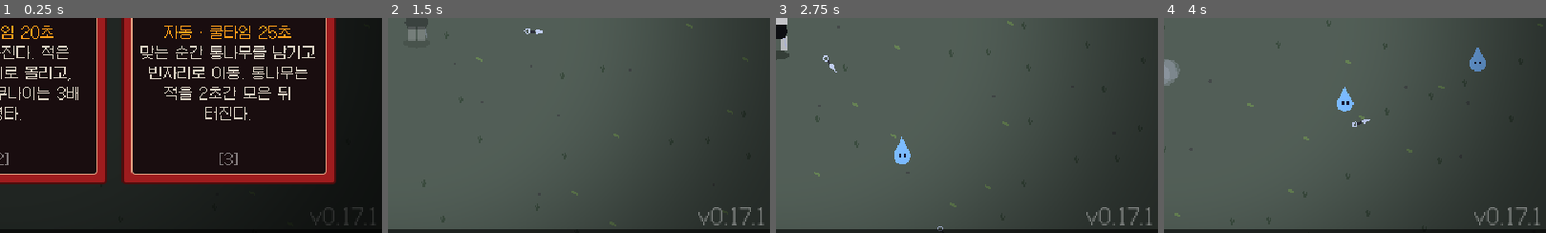
Above: before the commit, frames 1-4 (left to right).
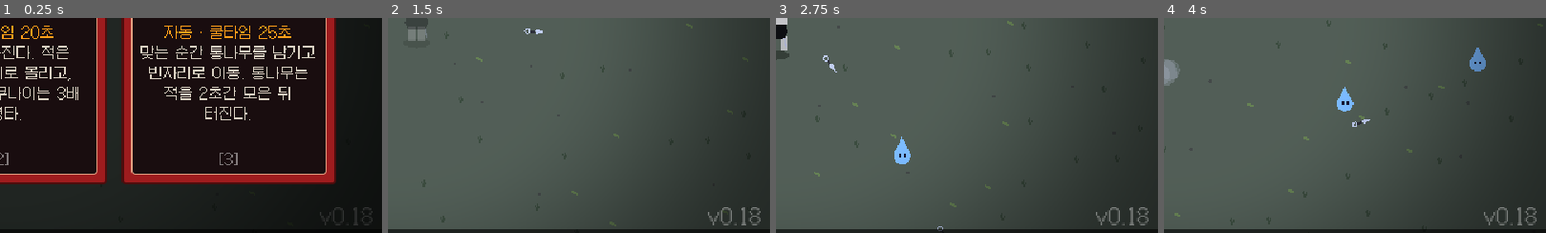
Above: after the commit, the same moments.

Repository: sookmo6442/kilvi
Game: Godot game, scene res://scenes/main.tscn
Same seed, same stepped clock (60 frames per second), same inputs: the game is played once before the commit and once after it.
Inputs (mouse positions are % of the whole screen's width and height, from its top left):
- Up to frame 1 (0.25 s): no input
- Up to frame 2 (1.5 s): click (20, 54) at 0.52 s; tap Enter at 1.25 s; move the mouse to (72, 45) at 1.27 s; hold D (move_right) from 1.28 s (still down); hold Space (dash) from 1.28 s (still down)
- Up to frame 3 (2.75 s): move the mouse to (30, 55) at 2.02 s; release D (move_right) at 2.03 s; release Space (dash) at 2.03 s; hold S (move_down) from 2.03 s (still down); tap Space (dash) at 2.1 s
- Up to frame 4 (4 s): move the mouse to (60, 28) at 2.77 s; release S (move_down) at 2.78 s; hold D (move_right) 2.78-3.53 s; hold Space (dash) 2.78-3.53 s; tap Shift at 2.85 s; move the mouse to (45, 70) at 3.52 s; hold W (move_up) from 3.53 s (still down); tap E at 3.6 s; tap Space (dash) at 3.8 s
The pictures show only the part of the screen within x 50-100%, y 50-100%; the shares and areas given below are measured in that part.

The runs differ from the first frame. In frame 1, 0.2% of the frame differs, in the area x 81-98%, y 88-97%; in frame 2, 0.5%, in the area x 81-99%, y 88-97%; in frame 3, 0.5%; in frame 4, 0.5%.

Commit message:
v0.18: 월면 낙하를 토끼 튕겨 차기로 교체
대시 중(또는 끝난 직후 0.12초)에 스페이스를 한 번 더 누르면 뒷발로 차며
방향키 쪽으로 다시 튀어 나간다. 찬 자리에 충격파. 대시 충전은 쓰지 않고,
4·7레벨에 한 번의 대시에서 튈 수 있는 횟수가 늘어난다. 질풍·그림자 도약과 겹쳐 발동한다.

Co-Authored-By: Claude Opus 5.5 <noreply@anthropic.com>
Claude-Session: https://claude.ai/code/session_01HZDMDrb8GZDFDEhgWpqJy8

Diff:
--- a/project.godot
+++ b/project.godot
@@ -6,7 +6,7 @@
 [application]
 
 config/name="Kilvi"
-config/version="0.17.1"
+config/version="0.18"
 config/description="검은 토끼 닌자 킬비의 서바이벌 게임 (프로토타입)"
 run/main_scene="res://scenes/main.tscn"
 config/features=PackedStringArray("4.7", "GL Compatibility")
--- a/scripts/effects/shockwave.gd
+++ b/scripts/effects/shockwave.gd
@@ -1,5 +1,5 @@
 extends Node2D
-## 월면 낙하 착지 충격파.
+## 토끼 튕겨 차기 충격파.
 
 const LIFE := 0.35
 var radius := 52.0
--- a/scripts/game_data.gd
+++ b/scripts/game_data.gd
@@ -5,7 +5,7 @@
 const RUN_LENGTH := 1200.0 # 한 판 길이(초). 이때 최종 보스가 나오고, 잡으면 클리어.
 const MAX_WEAPONS := 6
 const MAX_PASSIVES := 6
-const VERSION := "0.17.1"
+const VERSION := "0.18"
 const MAX_ENEMIES := 500
 
 ## 갈래: 체술(쿠나이를 쥐고 베기), 비술(닌자 도구), 인술(속성 술법).
@@ -23,7 +23,7 @@
 	"bomb": {"name": "기폭수리검", "school": "비술", "desc": "아무 방향으로 날아가 적에게 박히고, 2초 뒤 폭발한다. 레벨이 오를수록 폭발이 세지고 커진다.", "max_level": 8},
 	"gale": {"name": "질풍", "school": "체술", "desc": "[대시 강화] 대시가 지나간 길의 적을 벤다. 3·6레벨에 대시를 한 번 더 연달아 쓸 수 있다.", "max_level": 8},
 	"leap": {"name": "그림자 도약", "school": "체술", "desc": "[대시 강화] 대시 방향 근처에 표식 있는 적이 있으면 그 뒤로 순간이동해 벤다. 표식 2개 이상이면 처형.", "max_level": 8},
-	"moon": {"name": "월면 낙하", "school": "체술", "desc": "[대시 강화] 대시 키를 길게 눌렀다 떼면 뛰어오른다. 공중에서 방향키로 움직이다 내려찍어 충격파.", "max_level": 8},
+	"kick": {"name": "토끼 튕겨 차기", "school": "체술", "desc": "[대시 강화] 대시 중에 한 번 더 누르면 뒷발로 차며 방향키 쪽으로 다시 튀어 나간다. 찬 자리에 충격파. 4·7레벨에 한 번 더 튈 수 있다.", "max_level": 8},
 	"fire": {"name": "화둔", "school": "인술", "desc": "바라보는 방향으로 불덩이를 쏜다. 맞으면 터지고 주변 적이 불탄다.", "max_level": 8},
 	"water": {"name": "수둔", "school": "인술", "desc": "적을 따라가는 물 유도탄. 맞으면 물이 튀어 주변 적까지 느려지고 젖는다.", "max_level": 8},
 	"thunder": {"name": "뇌둔", "school": "인술", "desc": "랜덤한 적에게 번개가 떨어진다. 젖은 적을 먼저 노리고, 주변 젖은 적에게도 튄다.", "max_level": 8},
@@ -45,7 +45,7 @@
 const TECH := {
 	"gale": {"damage": 16.0, "damage_lv": 6.0},
 	"leap": {"damage": 30.0, "damage_lv": 10.0, "range": 120.0, "range_lv": 10.0, "execute_marks": 2},
-	"moon": {"damage": 28.0, "damage_lv": 9.0, "radius": 50.0, "radius_lv": 4.0, "air_time": 0.6, "air_speed": 1.3},
+	"kick": {"damage": 22.0, "damage_lv": 7.0, "radius": 36.0, "radius_lv": 3.0},
 	"fire": {"damage": 16.0, "damage_lv": 6.0, "blast": 28.0, "blast_lv": 2.0, "cooldown": 1.8, "cooldown_lv": -0.06, "speed": 210.0, "burn_time": 3.0, "burn_dps": 4.0, "burn_dps_lv": 1.5},
 	"water": {"damage": 7.0, "damage_lv": 3.0, "cooldown": 1.4, "cooldown_lv": -0.05, "speed": 170.0, "wet_time": 3.0, "slow_time": 1.5, "splash": 26.0},
 	"thunder": {"damage": 22.0, "damage_lv": 8.0, "cooldown": 2.4, "cooldown_lv": -0.1, "radius": 16.0, "warn": 0.35, "chain_range": 80.0, "chain_max": 4, "chain_mult": 0.7},
--- a/scripts/kilvi_visual.gd
+++ b/scripts/kilvi_visual.gd
@@ -13,7 +13,7 @@
 var dead := false
 var stealthed := false
 var ambush := false
-var charging := false # 월면 낙하 준비 중
+var kicking := false # 토끼 튕겨 차기: 뒷발을 뒤로 뻗는다
 var base_scale := 1.0
 
 var _t := 0.0
@@ -38,10 +38,10 @@
 func _draw() -> void:
 	if dead:
 		rotation = PI / 2.0
-	if charging:
-		# 월면 낙하 준비: 발밑에 주황 고리가 맥박친다
-		var pulse := 10.0 + sin(_t * 20.0) * 1.5
-		draw_arc(Vector2(0, 8), pulse, 0, TAU, 20, Color(1.0, 0.62, 0.1, 0.9), 1.0)
+	if kicking:
+		# (임시 그림) 뒤로 뻗은 뒷발과 발끝 섬광. 나중에 차는 포즈 스프라이트로 바꾼다
+		draw_line(Vector2(-2, 6), Vector2(-13, 3), Color(0.06, 0.06, 0.08), 3.0)
+		draw_circle(Vector2(-14, 3), 2.5, Color(1.0, 0.62, 0.1, 0.9))
 	var bob := sin(_t * 14.0) * 1.5 if moving else sin(_t * 3.0) * 0.5
 	var step := sin(_t * 14.0) * 2.0 if moving else 0.0
 
--- a/scripts/player.gd
+++ b/scripts/player.gd
@@ -17,7 +17,7 @@
 	"bomb": preload("res://scripts/weapons/bomb_shuriken.gd"),
 	"gale": preload("res://scripts/weapons/body_tech.gd"),
 	"leap": preload("res://scripts/weapons/body_tech.gd"),
-	"moon": preload("res://scripts/weapons/body_tech.gd"),
+	"kick": preload("res://scripts/weapons/body_tech.gd"),
 	"fire": preload("res://scripts/weapons/fire_jutsu.gd"),
 	"water": preload("res://scripts/weapons/water_jutsu.gd"),
 	"thunder": preload("res://scripts/weapons/thunder_jutsu.gd"),
@@ -109,13 +109,17 @@
 	if move_dir != Vector2.ZERO:
 		facing = move_dir.normalized()
 
-	if _air_left > 0.0:
-		_update_jump(delta)
-	elif _dash_time > 0.0:
+	_kick_grace = maxf(_kick_grace - delta, 0.0)
+	_update_kick_visual(delta)
+	if _dash_time > 0.0:
 		_dash_time -= delta
 		position += _dash_dir * _dash_speed * delta
 		if _body_dash:
 			_update_body_dash(delta)
+		if _dash_time <= 0.0:
+			_kick_grace = KICK_GRACE
+		if Input.is_action_just_pressed("dash"):
+			_try_kick()
 	else:
 		position += move_dir * base_speed * speed_mult * delta
 		_handle_dash_input(delta)
@@ -131,7 +135,7 @@
 
 func _body_dash_visible() -> bool:
 	# 체술을 하나라도 들면 대시 중에도 몸이 보이고 잔상이 남는다
-	return weapon_level("gale") > 0 or weapon_level("leap") > 0 or weapon_level("moon") > 0
+	return weapon_level("gale") > 0 or weapon_level("leap") > 0 or weapon_level("kick") > 0
 
 
 func _start_dash() -> void:
@@ -146,6 +150,7 @@
 	_gale_hit.clear()
 	_dash_start = position
 	_afterimage_t = 0.0
+	_kicks_left = kick_bounces()
 	if weapon_level("leap") > 0:
 		_try_shadow_leap()
 	_spawn_puff(position)
@@ -154,8 +159,10 @@
 # --- 체술: 대시 버튼을 강화한다 ------------------------------------------
 # 질풍(gale): 대시가 지나간 길의 적을 벤다. 3·6레벨에 대시 충전 +1.
 # 그림자 도약(leap): 대시 방향 근처의 표식 있는 적 뒤로 순간이동해 벤다.
-# 월면 낙하(moon): 대시 버튼을 길게 눌렀다 떼면 뛰어올라, 공중에서 조종하다 내려찍는다.
-const JUMP_HOLD := 0.22
+# 토끼 튕겨 차기(kick): 대시 중(또는 끝난 직후 KICK_GRACE초)에 한 번 더 누르면
+#   뒷발로 차며 방향키 쪽으로 다시 튀어 나간다. 찬 자리에 충격파. 대시 충전은 쓰지 않는다.
+const KICK_GRACE := 0.12
+const KICK_POSE := 0.18
 const Afterimage := preload("res://scripts/effects/afterimage.gd")
 const Shockwave := preload("res://scripts/effects/shockwave.gd")
 const GaleTrail := preload("res://scripts/effects/gale_trail.gd")
@@ -166,9 +173,9 @@
 var _gale_hit := {}
 var _dash_start := Vector2.ZERO
 var _afterimage_t := 0.0
-var _hold := -1.0 # 대시 버튼을 누르고 있는 시간. -1이면 안 누름
-var _air_left := 0.0
-var _air_total := 0.6
+var _kicks_left := 0 # 이번 대시에서 더 튈 수 있는 횟수
+var _kick_grace := 0.0
+var _kick_pose := 0.0
 
 
 func max_dash_charges() -> int:
@@ -176,8 +183,12 @@
 	return 1 + (1 if lv >= 3 else 0) + (1 if lv >= 6 else 0)
 
 
-func is_airborne() -> bool:
-	return _air_left > 0.0
+## 한 번의 대시에서 튈 수 있는 횟수: 1, 4레벨 2, 7레벨 3
+func kick_bounces() -> int:
+	var lv := weapon_level("kick")
+	if lv <= 0:
+		return 0
+	return 1 + (1 if lv >= 4 else 0) + (1 if lv >= 7 else 0)
 
 
 func _recharge_dash(delta: float) -> void:
@@ -197,28 +208,14 @@
 	return d[key] + d.get(key + "_lv", 0.0) * (weapon_level(id) - 1)
 
 
-func _handle_dash_input(delta: float) -> void:
-	if weapon_level("moon") <= 0:
-		if Input.is_action_just_pressed("dash") and dash_charges > 0:
-			_start_dash()
-		return
-	# 월면 낙하가 있으면: 짧게 누르면 대시, 길게 눌렀다 떼면 도약
-	if Input.is_action_just_pressed("dash") and dash_charges > 0:
-		_hold = 0.0
-	if _hold < 0.0:
-		return
-	if Input.is_action_pressed("dash"):
-		_hold += delta
-		_visual.charging = _hold >= JUMP_HOLD
-		return
-	var long := _hold >= JUMP_HOLD
-	_hold = -1.0
-	_visual.charging = false
-	if dash_charges <= 0:
-		return
-	if long:
-		_start_jump()
-	else:
+func _handle_dash_input(_delta: float) -> void:
+	if not Input.is_action_just_pressed("dash"):
+		return
+	# 대시가 막 끝났을 때 누른 것도 튕겨 차기로 받아 준다(두 번 빠르게 누르기)
+	if _kick_grace > 0.0 and _kicks_left > 0:
+		_try_kick()
+		return
+	if dash_charges > 0:
 		_start_dash()
 
 
@@ -291,57 +288,48 @@
 			best.add_mark()
 
 
-func _start_jump() -> void:
-	dash_charges -= 1
-	if dash_cooldown_left <= 0.0:
-		dash_cooldown_left = DASH_COOLDOWN
-	_air_total = GameData.TECH.moon.air_time
-	_air_left = _air_total
-	_invuln = maxf(_invuln, _air_total + 0.1)
-	_spawn_puff(position)
-
-
-func _update_jump(delta: float) -> void:
-	_air_left -= delta
-	position += move_dir * base_speed * speed_mult * float(GameData.TECH.moon.air_speed) * delta
-	var k := clampf(1.0 - _air_left / _air_total, 0.0, 1.0)
-	_visual.position.y = -sin(PI * k) * 30.0
-	_visual.rotation = k * TAU * signf(_visual.scale.x)
-	queue_redraw()
-	if _air_left <= 0.0:
-		_air_left = 0.0
-		_visual.position.y = 0.0
-		_visual.rotation = 0.0
-		queue_redraw()
-		_land()
-
-
-func _land() -> void:
-	var r := _body_tech("moon", "radius") * area
-	var dmg := _body_tech("moon", "damage") * might
+func _try_kick() -> void:
+	if _kicks_left <= 0:
+		return
+	_kicks_left -= 1
+	_kick_grace = 0.0
+	var r := _body_tech("kick", "radius") * area
+	var dmg := _body_tech("kick", "damage") * might
 	for e in get_tree().get_nodes_in_group("enemies"):
 		var enemy := e as Enemy
 		if enemy == null or enemy.dead:
 			continue
 		var to := enemy.global_position - position
 		if to.length() <= r + enemy.radius * enemy.size_mult:
-			enemy.take_damage(dmg, to.normalized() * 220.0)
-			enemy.slow_time = maxf(enemy.slow_time, 0.8)
+			enemy.take_damage(dmg, to.normalized() * 240.0)
 	if world:
 		var w := Shockwave.new()
 		w.position = position
 		w.radius = r
 		world.add_child(w)
-
-
-func _draw() -> void:
-	# 도약 중 바닥 그림자
-	if _air_left > 0.0:
-		var k := 1.0 - _air_left / _air_total
-		var s := 1.0 - 0.4 * sin(PI * k)
-		draw_set_transform(Vector2(0, 10), 0.0, Vector2(1.0, 0.4))
-		draw_circle(Vector2.ZERO, 10.0 * s, Color(0, 0, 0, 0.35))
-		draw_set_transform(Vector2.ZERO, 0.0, Vector2.ONE)
+	_spawn_puff(position)
+	# 방향키 쪽으로 다시 튀어 나간다 (안 누르고 있으면 반대로 되튄다)
+	var new_dir := move_dir.normalized() if move_dir != Vector2.ZERO else -_dash_dir
+	_dash_dir = new_dir
+	facing = new_dir
+	_dash_time = DASH_TIME
+	_dash_speed = DASH_DISTANCE * 0.9 / DASH_TIME
+	_invuln = maxf(_invuln, DASH_TIME + 0.1)
+	_body_dash = true
+	_gale_hit.clear()
+	_dash_start = position
+	_kick_pose = KICK_POSE
+	if weapon_level("leap") > 0:
+		_try_shadow_leap()
+
+
+func _update_kick_visual(delta: float) -> void:
+	if _kick_pose <= 0.0:
+		return
+	_kick_pose = maxf(_kick_pose - delta, 0.0)
+	_visual.kicking = _kick_pose > 0.0
+	# 차는 순간 앞으로 기울었다가 돌아온다
+	_visual.rotation = sin(PI * _kick_pose / KICK_POSE) * 0.5 * signf(_visual.scale.x)
 
 
 func _spawn_puff(at: Vector2) -> void:
--- a/scripts/weapons/body_tech.gd
+++ b/scripts/weapons/body_tech.gd
@@ -1,6 +1,6 @@
 extends Weapon
 ## 체술 기술의 자리표시 노드. 스스로 공격하지 않고, player.gd의 대시가
-## weapon_level("gale"/"leap"/"moon")을 보고 동작을 바꾼다.
+## weapon_level("gale"/"leap"/"kick")을 보고 동작을 바꾼다.
 
 
 func get_cooldown() -> float:
